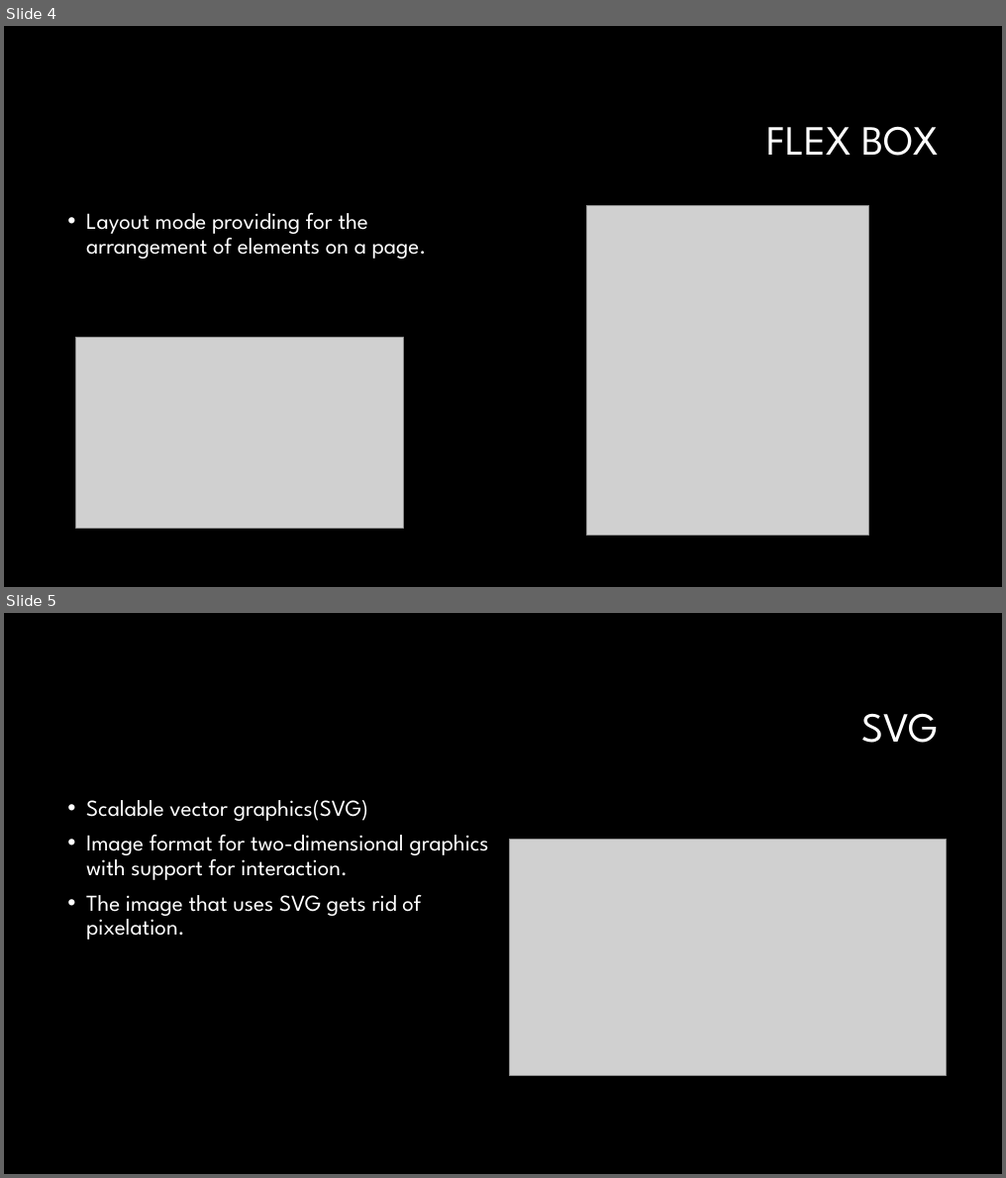
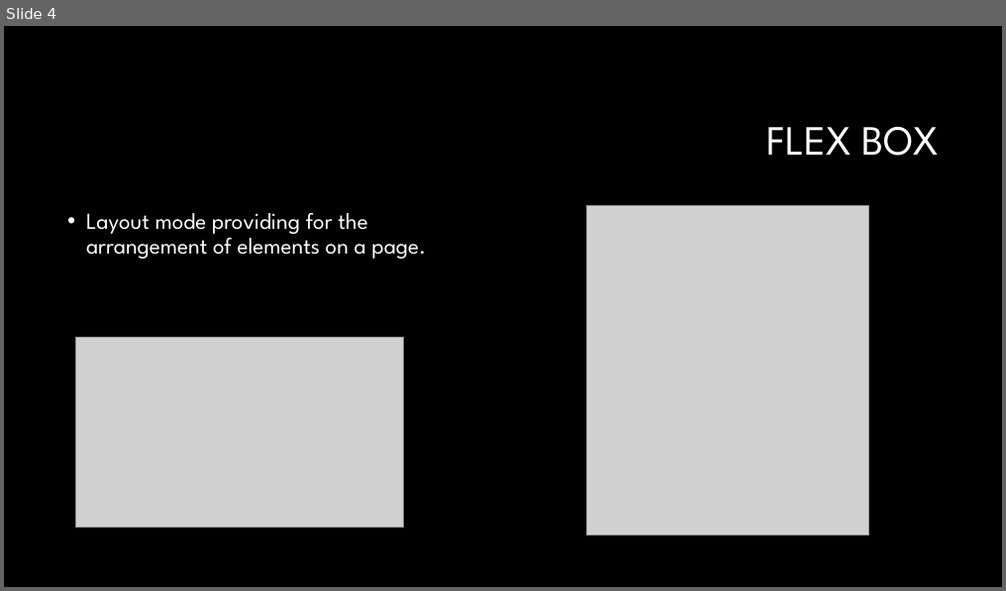
Before and after one commit to anahi2011/csci130project, a slide deck: pres_with_code_snippets.pptx. Shown one above the other, each under a label of ours: slides 4 and 5 before the commit, slide 4 after it. The pictures are 1006x1178 and 1006x591 pixels, drawn with LibreOffice and Linux fonts; fonts in the diff are those of the drawing; grey boxes stand for pictures; background and template pictures are left out. Boxes give left, top, right and bottom in pixels: in the first picture for what was removed or moved away, otherwise in the second. Text is boxed around its words. In the diff, an @@ line names an element or a change of style, - is before the commit and + after.

```diff
--- a/pres_with_code_snippets.pptx
+++ b/pres_with_code_snippets.pptx
@@ slide 5 removed at bbox=[4, 613, 1002, 1174], background #000000 @@
@@ title removed at bbox=[862, 713, 939, 743] @@
-SVG
@@ text removed at bbox=[86, 800, 489, 940] @@
-• Scalable vector graphics(SVG)
-• Image format for two-dimensional graphics with support for interaction.
-• The image that uses SVG gets rid of pixelation.
@@ picture removed at bbox=[509, 839, 945, 1075] @@
@@ slide 4 changed as well @@
@@ text "Layout mode providing for the ..." at bbox=[86, 213, 426, 259]: less space between paragraphs @@
```
Also in this commit, not shown: 4 other slides changed.
